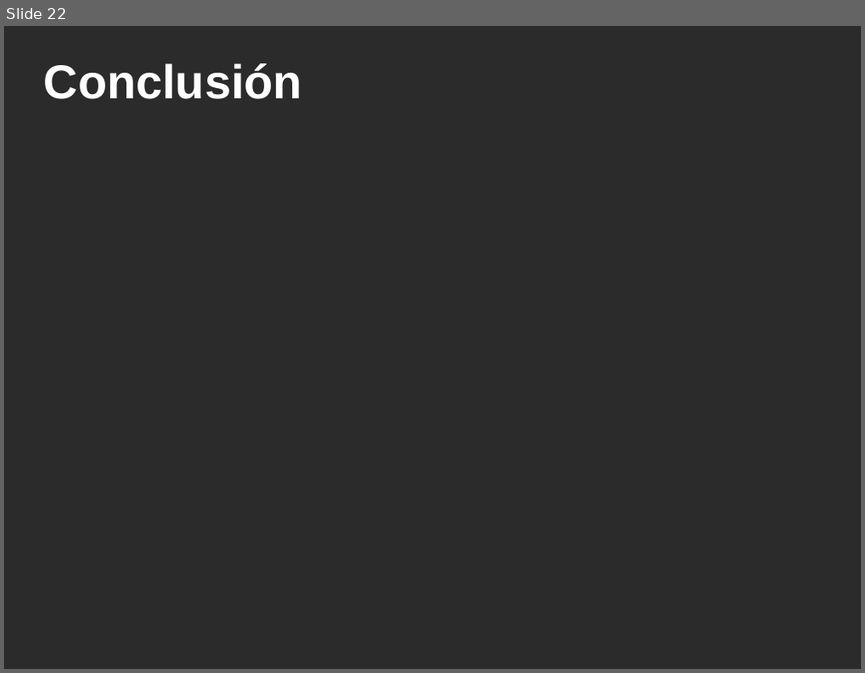
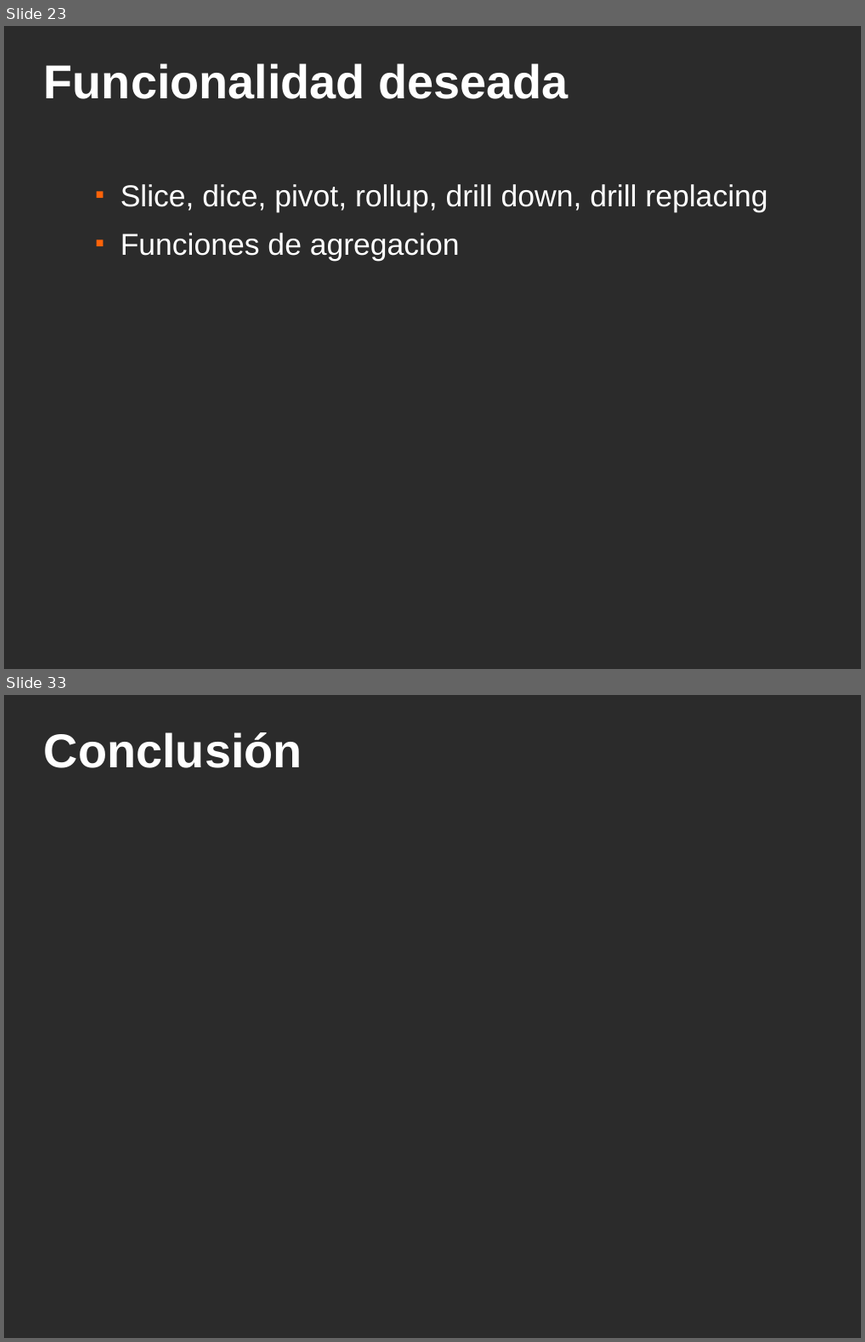
Before and after one commit to ervin45/proyectofinal, a slide deck: doc/material_para_la_catedra/presentacion_final/presentacion_final.odp. Shown one above the other, each under a label of ours: slide 22 before the commit, slides 23 and 33 after it; the slides between them are not shown. The pictures are 865x673 and 865x1342 pixels, drawn with LibreOffice and Linux fonts; fonts in the diff are those of the drawing; background and template pictures are left out; a plain dark background stands for a picture behind light text. Boxes give left, top, right and bottom in pixels: in the first picture for what was removed or moved away, otherwise in the second. Text is boxed around its words. In the diff, an @@ line names an element or a change of style, - is before the commit and + after.

```diff
--- a/doc/material_para_la_catedra/presentacion_final/presentacion_final.odp
+++ b/doc/material_para_la_catedra/presentacion_final/presentacion_final.odp
@@ slide 23 added at bbox=[4, 26, 861, 669], background picture (left out) @@
@@ title added at bbox=[44, 63, 568, 99], 44 pt, text #FFFFFF, bold @@
+Funcionalidad deseada
@@ text added at bbox=[120, 184, 767, 261], 28 pt, text #FFFFFF @@
+  ■ Slice, dice, pivot, rollup, drill down, drill replacing
+  ■ Funciones de agregacion
@@ what was slide 22 is now slide 33 @@
```
Also in this commit, not shown: 6 slides changed, 23 other slides added, 13 slides removed.
